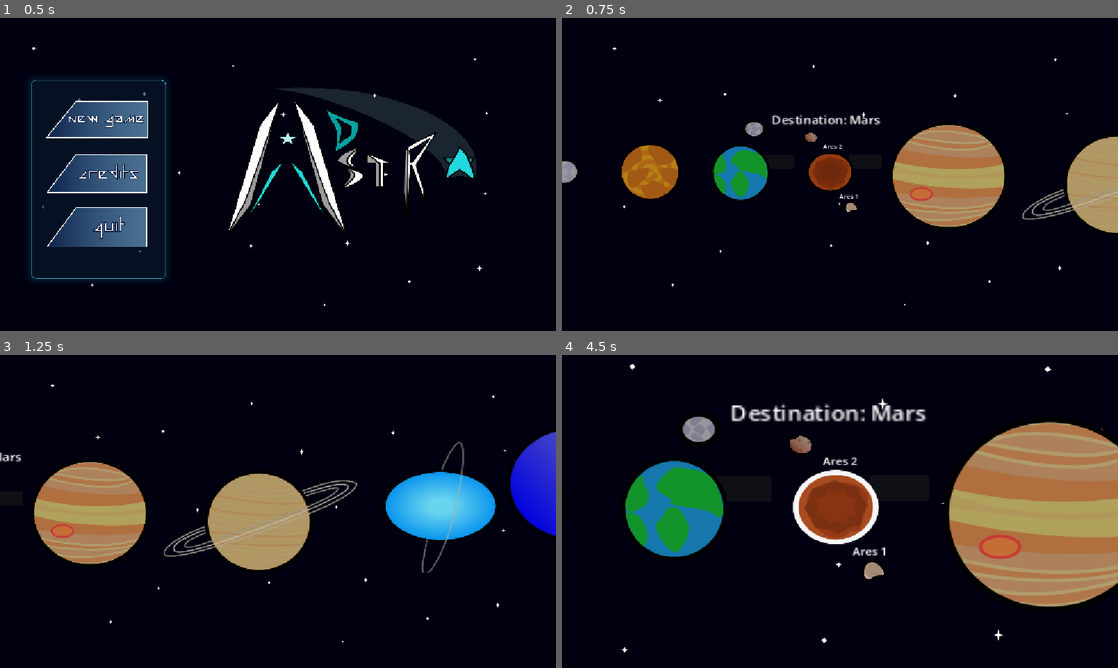
Above: before the commit, frames 1-4 (two rows, left to right).
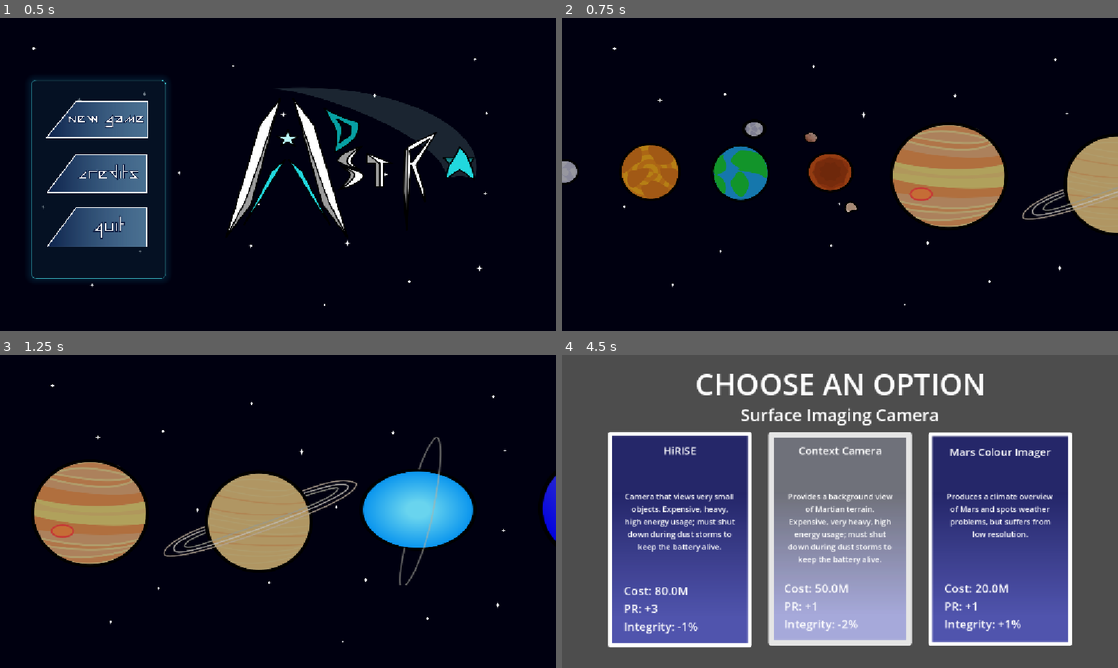
Above: after the commit, the same moments.

Repository: notquite9lives/nasa-spaceapps-c13
Game: Godot game, scene res://scenes/adastra.tscn
Same seed, same stepped clock (60 frames per second), same inputs: the game is played once before the commit and once after it.
Inputs (mouse positions are in pixels of both pictures, inside the frame that each line leads up to):
- Up to frame 1 (0.5 s): no input
- Up to frame 2 (0.75 s): click (656, 121) at 0.5 s
- Up to frame 3 (1.25 s): no input
- Up to frame 4 (4.5 s): click (567, 498) at 1.27 s; tap Enter at 2 s; move the mouse to (962, 495) at 2.02 s; hold Right (nav_right) 2.03-2.75 s; hold Q 2.03-2.75 s; click (962, 495) at 2.17 s; tap W at 2.27 s; click (667, 489) at 2.77 s; click (701, 430) at 3.52 s; click (834, 508) at 4.25 s

Frame 1 is identical in both runs. In frame 2, 0.4% of the frame differs, in the area x 37-58%, y 30-58%; in frame 3, 5.7%; in frame 4, 100%, in the area x 0-100%, y 0-100%.

Commit message:
ziyadbux

Diff:
--- a/camera_2d.gd
+++ b/camera_2d.gd
@@ -16,12 +16,12 @@
 	var direction: float = 0.0
 
 	if (left_button and left_button.button_pressed) or Input.is_action_pressed("nav_left"):
-		direction -= 1.0
+		direction -= 5.0
 		print("left")
 
 
 	if (right_button and right_button.button_pressed) or Input.is_action_pressed("nav_right"):
-		direction += 1.0
+		direction += 5.0
 		print("right")
 	position.x += direction * scroll_speed * delta
 	position.x = clamp(position.x, min_x, max_x)
--- a/project.godot
+++ b/project.godot
@@ -28,7 +28,7 @@
 
 [editor_plugins]
 
-enabled=PackedStringArray("res://addons/backstitch/plugin.cfg", "res://addons/curved_lines_2d/plugin.cfg")
+enabled=PackedStringArray("res://addons/curved_lines_2d/plugin.cfg")
 
 [input]
 
--- a/scenes/missionselect.tscn
+++ b/scenes/missionselect.tscn
@@ -1,11 +1,13 @@
 [gd_scene format=3 uid="uid://bqfktaylaa175"]
 
 [ext_resource type="PackedScene" uid="uid://dwr7yo0dws3uc" path="res://scenes/background_animation.tscn" id="1_bpevx"]
-[ext_resource type="Script" uid="uid://dbjq3yeoulwrn" path="res://scenes/camera_2d.gd" id="1_e3drc"]
+[ext_resource type="Script" uid="uid://dbjq3yeoulwrn" path="res://scripts/camera_2d.gd" id="1_e3drc"]
+[ext_resource type="FontFile" uid="uid://cka6nt8do3tat" path="res://assets/fonts/JetBrains_Mono/static/JetBrainsMono-Thin.ttf" id="1_hnilw"]
 [ext_resource type="Texture2D" uid="uid://bimprbdqha2fb" path="res://assets/graphics/planets_and_sun.svg" id="2_hs22p"]
 [ext_resource type="Theme" uid="uid://dvwpvheklhu3f" path="res://assets/graphics/new_theme.tres" id="3_4wauv"]
 [ext_resource type="Texture2D" uid="uid://6w5m6pbld1nu" path="res://assets/graphics/planets_and_sun_hover.svg" id="5_e3drc"]
 [ext_resource type="Theme" uid="uid://cuelxx86brd5t" path="res://assets/2_options_button_hover.tres" id="6_q20p0"]
+[ext_resource type="Script" uid="uid://c44cl1cq6yh70" path="res://scripts/mars.gd" id="8_ooeck"]
 
 [sub_resource type="Animation" id="Animation_q20p0"]
 length = 0.001
@@ -93,8 +95,6 @@
 [sub_resource type="StyleBoxTexture" id="StyleBoxTexture_xrhap"]
 texture = ExtResource("5_e3drc")
 region_rect = Rect2(407, 1081, 210, 209)
-
-[sub_resource type="StyleBoxTexture" id="StyleBoxTexture_33bnl"]
 
 [sub_resource type="Animation" id="Animation_k7a1p"]
 length = 0.001
@@ -164,45 +164,6 @@
 libraries/ = SubResource("AnimationLibrary_ooeck")
 autoplay = &"missionmain"
 
-[node name="ares2" type="Label" parent="." unique_id=2001839064]
-offset_left = 260.49384
-offset_top = -89.333336
-offset_right = 333.49384
-offset_bottom = -66.333336
-text = "Ares 2"
-metadata/_edit_use_anchors_ = true
-
-[node name="destination" type="Label" parent="." unique_id=2130882160]
-offset_left = 128.39505
-offset_top = -174.66667
-offset_right = 266.39508
-offset_bottom = -151.66667
-scale = Vector2(2.025, 2.025)
-text = "Destination: Mars"
-metadata/_edit_use_anchors_ = true
-
-[node name="ares1" type="Label" parent="." unique_id=1426671217]
-offset_left = 302.46915
-offset_top = 49.333336
-offset_right = 375.46915
-offset_bottom = 72.333336
-text = "Ares 1"
-metadata/_edit_use_anchors_ = true
-
-[node name="navleft" type="Button" parent="." unique_id=390183555]
-offset_left = 101.87656
-offset_top = -54.666668
-offset_right = 186.41977
-offset_bottom = -14.666668
-metadata/_edit_use_anchors_ = true
-
-[node name="navright" type="Button" parent="." unique_id=1112343312]
-offset_left = 325.9259
-offset_top = -56.0
-offset_right = 410.46912
-offset_bottom = -16.0
-metadata/_edit_use_anchors_ = true
-
 [node name="Camera2D" type="Camera2D" parent="." unique_id=1846603279]
 scale = Vector2(0.80999994, 0.75)
 script = ExtResource("1_e3drc")
@@ -279,6 +240,34 @@
 theme = ExtResource("3_4wauv")
 theme_override_styles/normal = SubResource("StyleBoxTexture_r3cdc")
 theme_override_styles/hover = SubResource("StyleBoxTexture_e3drc")
+script = ExtResource("8_ooeck")
+metadata/_edit_use_anchors_ = true
+
+[node name="ares1" type="Label" parent="Camera2D/Node/mars" unique_id=1426671217]
+visible = false
+layout_mode = 1
+anchors_preset = -1
+anchor_left = -0.49565208
+anchor_top = -1.1325161
+anchor_right = -0.4956521
+anchor_bottom = -1.1325161
+offset_left = 85.39397
+offset_top = 113.172844
+offset_right = 158.39397
+offset_bottom = 136.17285
+theme_override_fonts/font = ExtResource("1_hnilw")
+text = "Ares 1"
+metadata/_edit_use_anchors_ = true
+
+[node name="destination" type="Label" parent="Camera2D/Node/mars" unique_id=2130882160]
+visible = false
+layout_mode = 0
+offset_left = -75.09984
+offset_top = -110.82718
+offset_right = 62.900192
+offset_bottom = -87.82718
+scale = Vector2(2.025, 2.025)
+text = "Destination: Mars"
 metadata/_edit_use_anchors_ = true
 
 [node name="jupiter" type="Button" parent="Camera2D/Node" unique_id=766946472]
@@ -312,14 +301,14 @@
 
 [node name="uranus" type="Button" parent="Camera2D/Node" unique_id=2058540369]
 anchors_preset = -1
-anchor_left = -0.00086636015
-anchor_top = -0.022185456
-anchor_right = -0.05206034
-anchor_bottom = 0.25801238
-offset_left = 1134.998
-offset_top = -183.62384
-offset_right = 1437.9983
-offset_bottom = 67.37619
+anchor_left = -0.062032595
+anchor_top = -0.08854346
+anchor_right = -0.062032595
+anchor_bottom = 0.28013173
+offset_left = 1098.998
+offset_top = -157.62384
+offset_right = 1401.9983
+offset_bottom = 93.37619
 scale = Vector2(0.81, 0.75)
 theme = ExtResource("3_4wauv")
 theme_override_styles/normal = SubResource("StyleBoxTexture_sfjfy")
@@ -328,14 +317,14 @@
 
 [node name="neptune" type="Button" parent="Camera2D/Node" unique_id=1558268634]
 anchors_preset = -1
-anchor_left = 0.07986111
-anchor_top = 0.12500003
-anchor_right = -0.018732918
-anchor_bottom = -0.041666668
-offset_left = 1353.0
-offset_top = -153.00003
-offset_right = 1716.3333
-offset_bottom = 173.66666
+anchor_left = -0.14690262
+anchor_top = -0.17283955
+anchor_right = -0.14690262
+anchor_bottom = -0.17283955
+offset_left = 1567.2318
+offset_top = -17.0
+offset_right = 1930.5651
+offset_bottom = 309.6667
 scale = Vector2(0.81, 0.75)
 theme = ExtResource("6_q20p0")
 theme_override_styles/normal = SubResource("StyleBoxTexture_xslh6")
@@ -349,15 +338,6 @@
 region_enabled = true
 region_rect = Rect2(672, 399, 63, 60)
 
-[node name="Button" type="Button" parent="Camera2D/Node/deimos" unique_id=1798048604]
-offset_left = -32.95347
-offset_top = -8.911245
-offset_right = 15.121269
-offset_bottom = 30.509317
-rotation = -0.5022851
-theme_override_styles/normal = SubResource("StyleBoxTexture_33bnl")
-metadata/_edit_use_anchors_ = true
-
 [node name="phobos" type="Sprite2D" parent="Camera2D/Node" unique_id=417029503]
 position = Vector2(185.01631, -76.50877)
 scale = Vector2(0.31961268, 0.2515191)
@@ -368,3 +348,9 @@
 [node name="AnimationPlayer2" type="AnimationPlayer" parent="." unique_id=1046847217]
 libraries/ = SubResource("AnimationLibrary_evtr3")
 autoplay = &"camera"
+
+[connection signal="button_down" from="Camera2D/Node/mars" to="Camera2D" method="_on_mars_button_down"]
+[connection signal="button_up" from="Camera2D/Node/mars" to="Camera2D" method="_on_mars_button_up"]
+[connection signal="mouse_entered" from="Camera2D/Node/mars" to="Camera2D/Node/mars" method="_on_mars_mouse_entered"]
+[connection signal="mouse_exited" from="Camera2D/Node/mars" to="Camera2D/Node/mars" method="_on_mars_mouse_exited"]
+[connection signal="pressed" from="Camera2D/Node/mars" to="Camera2D" method="_on_mars_pressed"]
--- /dev/null
+++ b/scenes/scene_transitiom.tscn
@@ -0,0 +1,72 @@
+[gd_scene format=3 uid="uid://dsajroewaecy3"]
+
+[sub_resource type="Animation" id="Animation_toq43"]
+length = 0.001
+tracks/0/type = "value"
+tracks/0/imported = false
+tracks/0/enabled = true
+tracks/0/path = NodePath(".:modulate")
+tracks/0/interp = 1
+tracks/0/loop_wrap = true
+tracks/0/keys = {
+"times": PackedFloat32Array(0),
+"transitions": PackedFloat32Array(1),
+"update": 0,
+"values": [Color(1, 1, 1, 0)]
+}
+
+[sub_resource type="Animation" id="Animation_raf4j"]
+resource_name = "fade_in"
+length = 0.5
+tracks/0/type = "value"
+tracks/0/imported = false
+tracks/0/enabled = true
+tracks/0/path = NodePath(".:modulate")
+tracks/0/interp = 1
+tracks/0/loop_wrap = true
+tracks/0/keys = {
+"times": PackedFloat32Array(0, 0.4667),
+"transitions": PackedFloat32Array(1, 1),
+"update": 0,
+"values": [Color(1, 1, 1, 0), Color(1, 1, 1, 1)]
+}
+
+[sub_resource type="Animation" id="Animation_1roca"]
+resource_name = "fade_out"
+length = 0.5
+tracks/0/type = "value"
+tracks/0/imported = false
+tracks/0/enabled = true
+tracks/0/path = NodePath(".:modulate")
+tracks/0/interp = 1
+tracks/0/loop_wrap = true
+tracks/0/keys = {
+"times": PackedFloat32Array(0, 0.5),
+"transitions": PackedFloat32Array(1, 1),
+"update": 0,
+"values": [Color(1, 1, 1, 0), Color(1, 1, 1, 1)]
+}
+
+[sub_resource type="AnimationLibrary" id="AnimationLibrary_p0wdm"]
+_data = {
+&"RESET": SubResource("Animation_toq43"),
+&"fade_in": SubResource("Animation_raf4j"),
+&"fade_out": SubResource("Animation_1roca")
+}
+
+[node name="CanvasLayer" type="CanvasLayer" unique_id=542406991]
+layer = 100
+
+[node name="ColorRect" type="ColorRect" parent="." unique_id=8747971]
+modulate = Color(1, 1, 1, 0)
+anchors_preset = 15
+anchor_right = 1.0
+anchor_bottom = 1.0
+grow_horizontal = 2
+grow_vertical = 2
+mouse_filter = 2
+color = Color(0, 0, 0, 1)
+
+[node name="AnimationPlayer" type="AnimationPlayer" parent="." unique_id=1141834352]
+root_node = NodePath("../ColorRect")
+libraries/ = SubResource("AnimationLibrary_p0wdm")
--- a/scripts/camera_2d.gd
+++ b/scripts/camera_2d.gd
@@ -6,6 +6,9 @@
 
 @export var left_button: BaseButton
 @export var right_button: BaseButton
+
+@onready var animation_player: AnimationPlayer = $AnimationPlayer
+
 
 func _ready():
 	var anim := get_node("Sprite2D/AnimationPlayer")
@@ -23,3 +26,15 @@
 		direction += 1.0
 	position.x += direction * scroll_speed * delta
 	position.x = clamp(position.x, min_x, max_x)
+
+
+
+func _on_mars_button_down() -> void:
+	pass # Replace with function body.
+
+
+func _on_mars_button_up() -> void:
+	pass # Replace with function body.
+
+func _on_mars_pressed() -> void:
+	get_tree().change_scene_to_file("res://scenes/preflight.tscn")
--- /dev/null
+++ b/scripts/mars.gd
@@ -0,0 +1,21 @@
+extends Button
+
+var label1 = null
+
+var label3 = null
+
+func _ready() -> void:
+	label1 = get_node("ares1")
+
+	label3 = get_node("destination")
+
+
+func _on_mars_mouse_exited() -> void:
+	label1.hide()
+
+	label3.hide()
+
+func _on_mars_mouse_entered() -> void:
+	label1.show()
+
+	label3.show()
Not shown, added: assets/fonts/JetBrains_Mono/JetBrainsMono-Italic-VariableFont_wght.ttf.import
Not shown, added: assets/fonts/JetBrains_Mono/JetBrainsMono-VariableFont_wght.ttf.import
Not shown, added: assets/fonts/JetBrains_Mono/static/JetBrainsMono-Bold.ttf.import
Not shown, added: assets/fonts/JetBrains_Mono/static/JetBrainsMono-BoldItalic.ttf.import
Not shown, added: assets/fonts/JetBrains_Mono/static/JetBrainsMono-ExtraBold.ttf.import
Not shown, added: assets/fonts/JetBrains_Mono/static/JetBrainsMono-ExtraBoldItalic.ttf.import
Not shown, added: assets/fonts/JetBrains_Mono/static/JetBrainsMono-ExtraLight.ttf.import
Not shown, added: assets/fonts/JetBrains_Mono/static/JetBrainsMono-ExtraLightItalic.ttf.import
Not shown, added: assets/fonts/JetBrains_Mono/static/JetBrainsMono-Italic.ttf.import
Not shown, added: assets/fonts/JetBrains_Mono/static/JetBrainsMono-Light.ttf.import
Not shown, added: assets/fonts/JetBrains_Mono/static/JetBrainsMono-LightItalic.ttf.import
Not shown, added: assets/fonts/JetBrains_Mono/static/JetBrainsMono-Medium.ttf.import
(and 7 more such lines)
